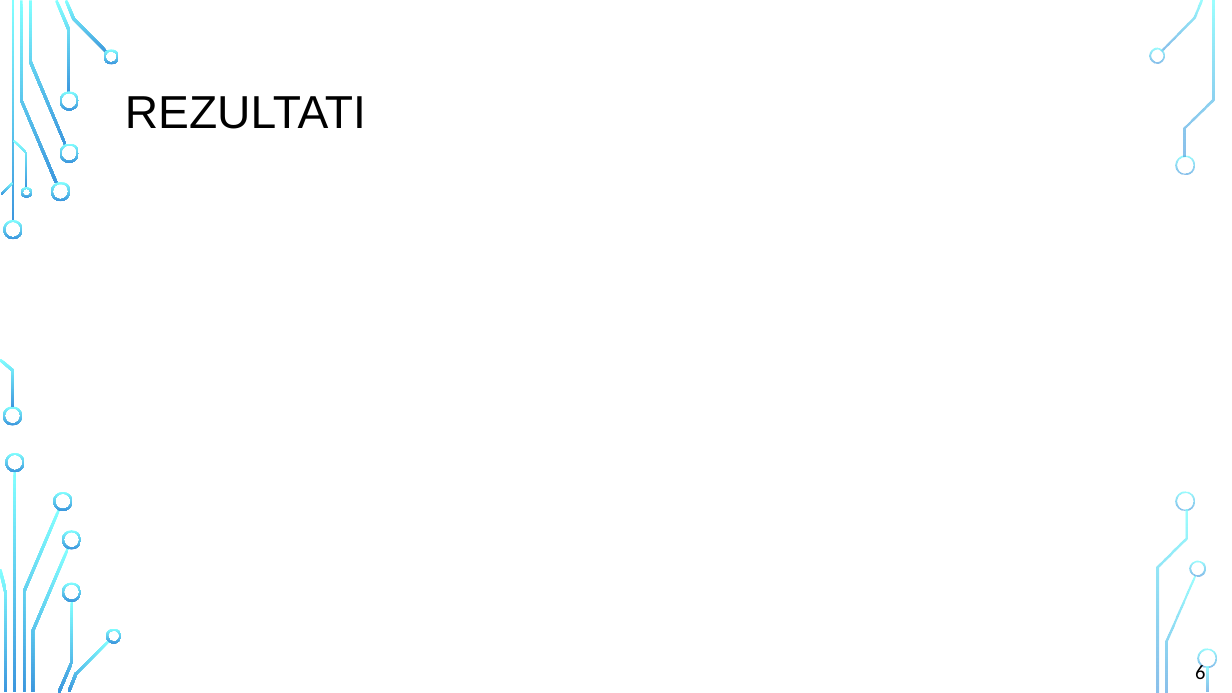
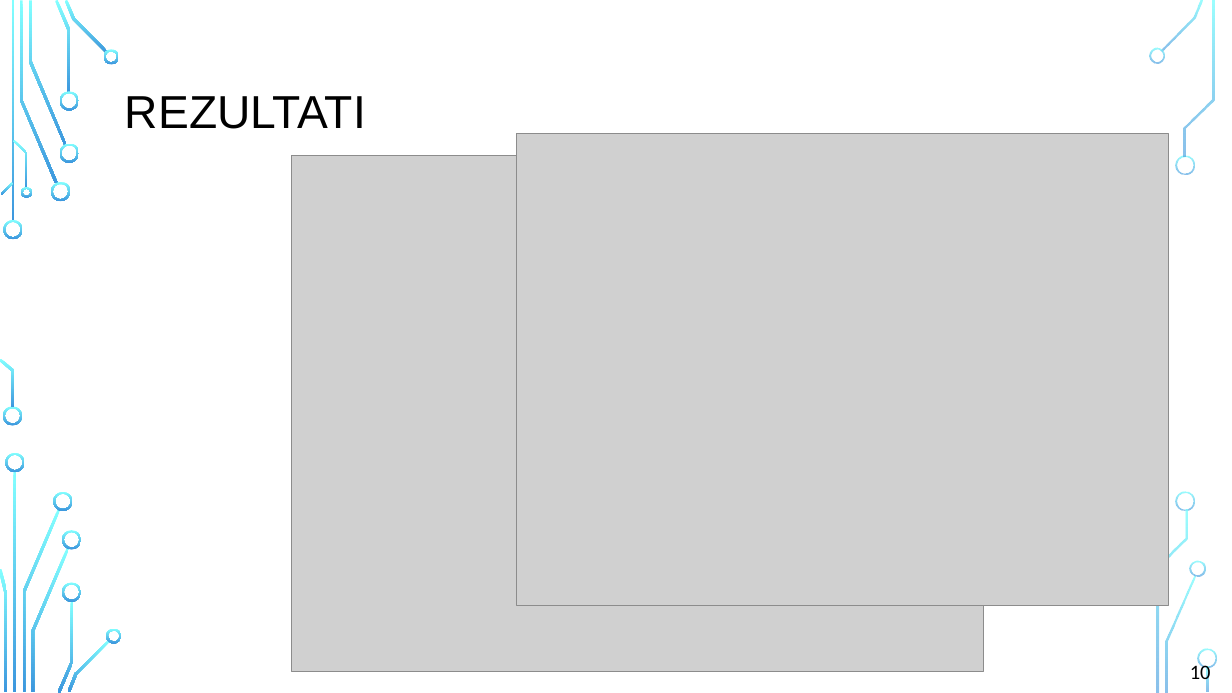
Before and after one commit to Darex20/final-thesis, a slide deck: slide 11 of prezentacija/PredvidanjeTrzistaDionica.pptx (slide 10 before the commit). Drawn at 1232x693 pixels with LibreOffice and Linux fonts; fonts in the diff are those of the drawing; grey boxes stand for pictures; background and template pictures are left out. Boxes give left, top, right and bottom in pixels: in the first picture for what was removed or moved away, otherwise in the second. Text is boxed around its words. In the diff, an @@ line names an element or a change of style, - is before the commit and + after.

```diff
--- a/prezentacija/PredvidanjeTrzistaDionica.pptx
+++ b/prezentacija/PredvidanjeTrzistaDionica.pptx
@@ picture added at (517,134,1169,605) @@
@@ picture added at (292,156,983,672) @@
@@ text at (1190,662,1211,685): text changed @@
-6
+10
```
Also in this commit, not shown: 1 other slide changed, 8 slides added, 2 other files.
